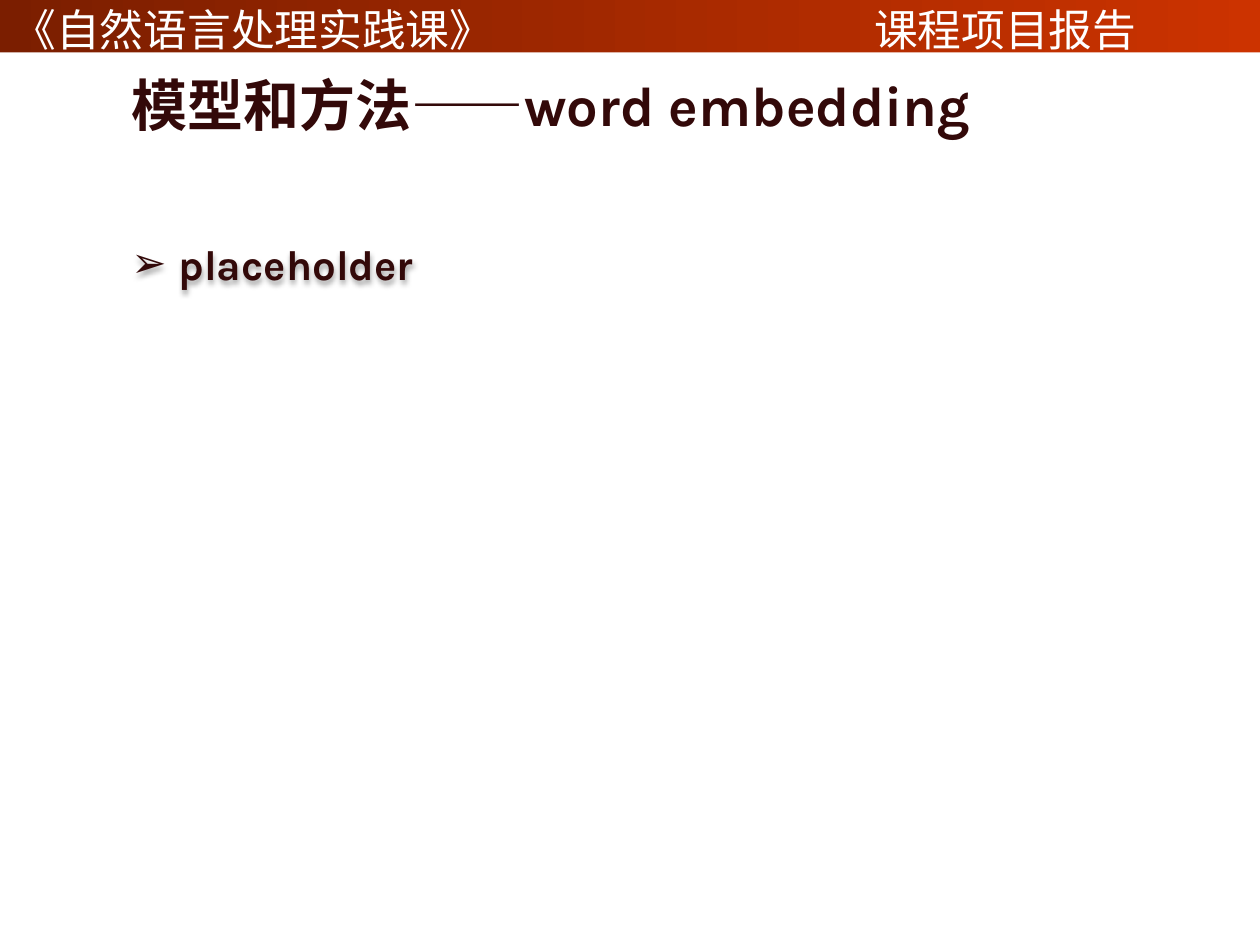
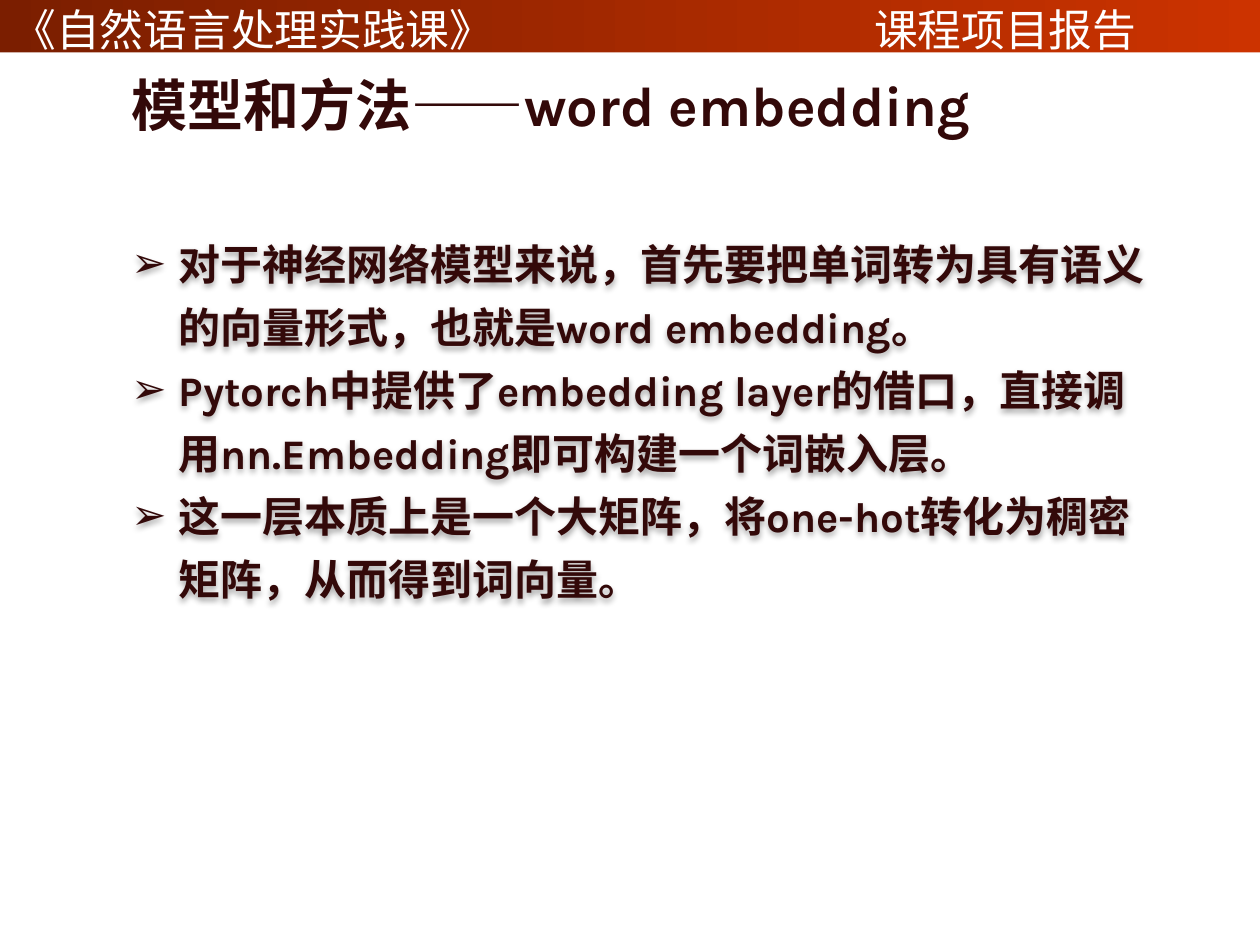
Before and after one commit to yuanyehome/nlp-project-1, a slide deck: slide 3 of report2.pptx. Drawn at 1260x945 pixels with LibreOffice and Linux fonts; fonts in the diff are those of the drawing; background and template pictures are left out. Boxes give left, top, right and bottom in pixels: in the first picture for what was removed or moved away, otherwise in the second. Text is boxed around its words. In the diff, an @@ line names an element or a change of style, - is before the commit and + after.

```diff
--- a/report2.pptx
+++ b/report2.pptx
@@ text at box(179, 238, 1145, 601): text changed @@
-➢ placeholder
+➢ 对于神经网络模型来说，首先要把单词转为具有语义的向量形式，也就是word embedding。
+➢ Pytorch中提供了embedding layer的借口，直接调用nn.Embedding即可构建一个词嵌入层。
+➢ 这一层本质上是一个大矩阵，将one-hot转化为稠密矩阵，从而得到词向量。
```
Also in this commit, not shown: 5 other slides changed, 6 slides added.
